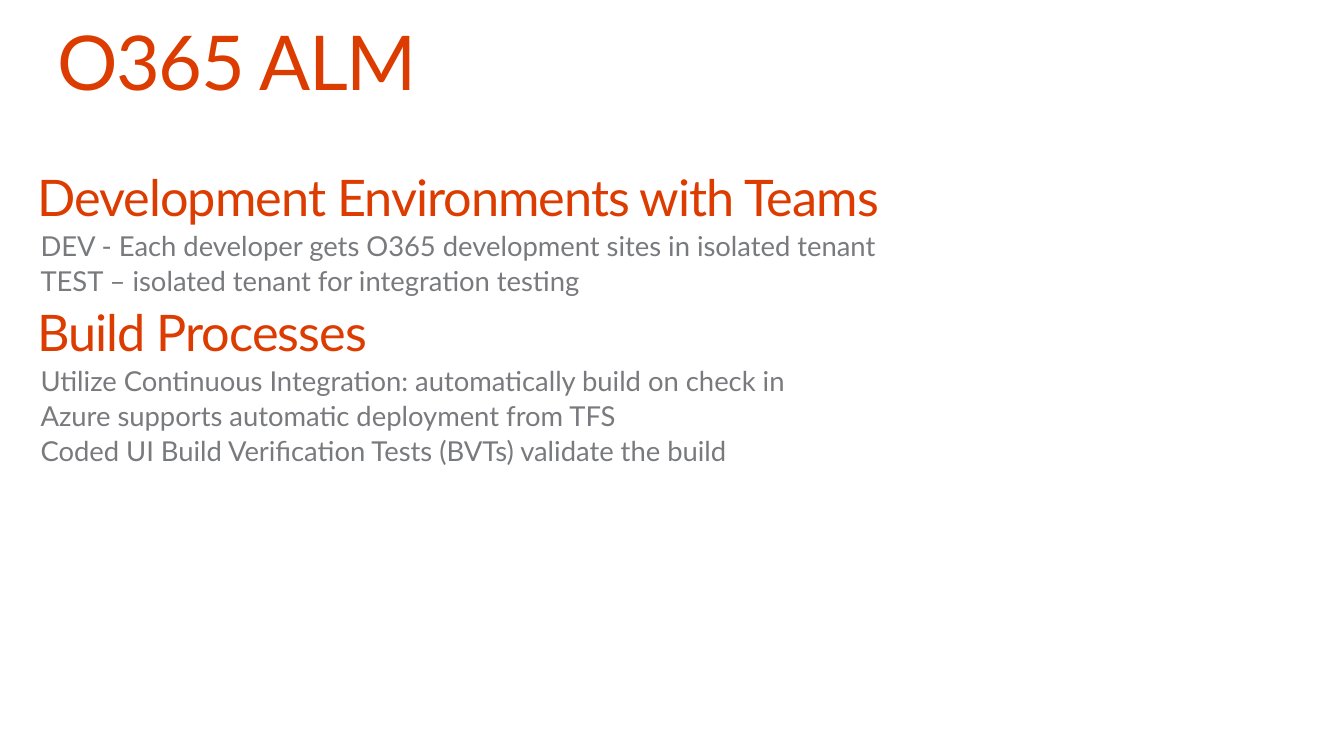
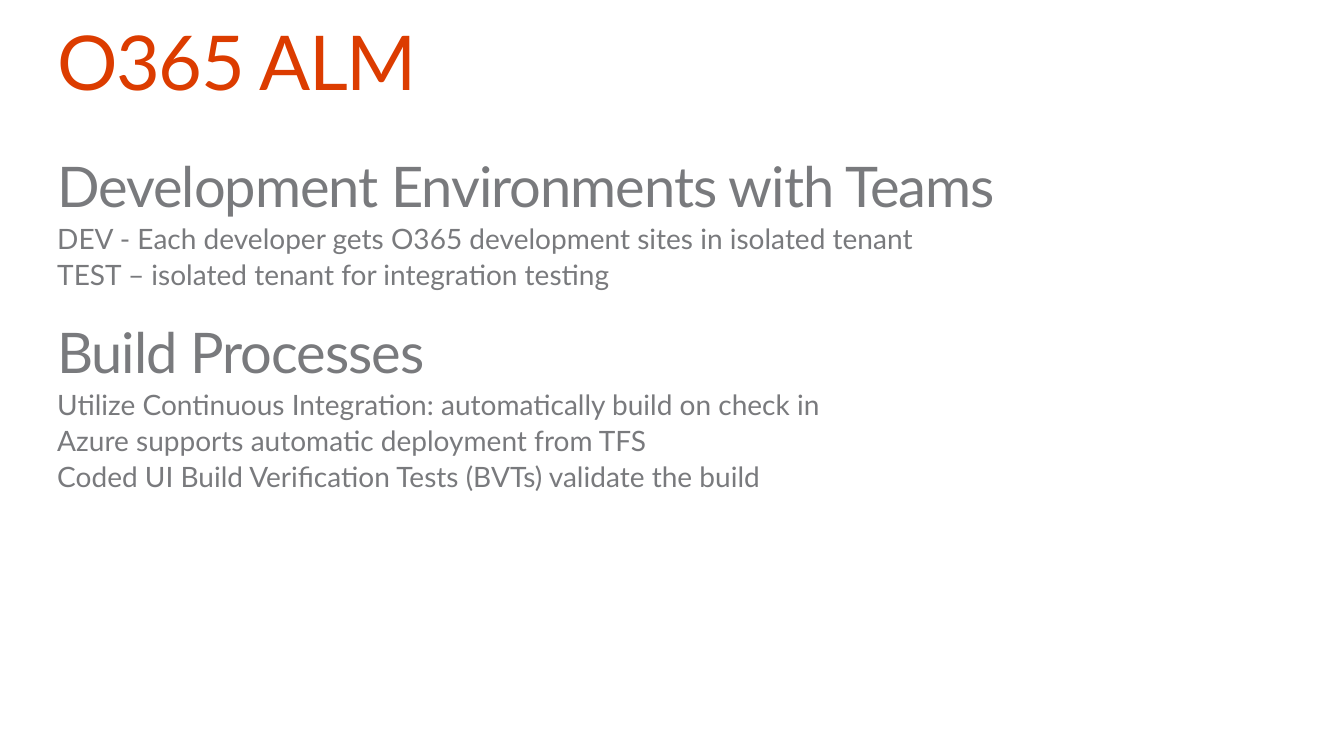
Before and after one commit to OfficeDev/TrainingContent, a slide deck: slide 16 of O3652-8 App Lifecycle Management/O3652-8 App Lifecycle Management.pptx. Drawn at 1344x756 pixels with LibreOffice and Linux fonts; fonts in the diff are those of the drawing; background and template pictures are left out. Boxes give left, top, right and bottom in pixels: in the first picture for what was removed or moved away, otherwise in the second. Text is boxed around its words. In the diff, an @@ line names an element or a change of style, - is before the commit and + after.

```diff
--- a/O3652-8 App Lifecycle Management/O3652-8 App Lifecycle Management.pptx
+++ b/O3652-8 App Lifecycle Management/O3652-8 App Lifecycle Management.pptx
@@ text "Development Environments with Teams": place and size @@
-text "Development Environments with Teams" at box(37, 179, 879, 465)
+text "Development Environments with Teams" at box(57, 166, 995, 491)
@@ text "Development Environments with Teams" at box(57, 166, 995, 491): size 36 to 40 pt, text colour #DC3C00 to #797A7D in "Development Environments with Teams", "Build Processes"; size 19.6 to 20 pt in "DEV - Each developer gets O365 development ...", "TEST – isolated tenant for integration testing", "Utilize Continuous Integration: automatically build on check ...", "Azure supports automatic deployment from TFS" and 1 more places; more space between paragraphs; indent changed @@
```
Also in this commit, not shown: 10 other slides changed, 2 slides added, 2 slides removed.
